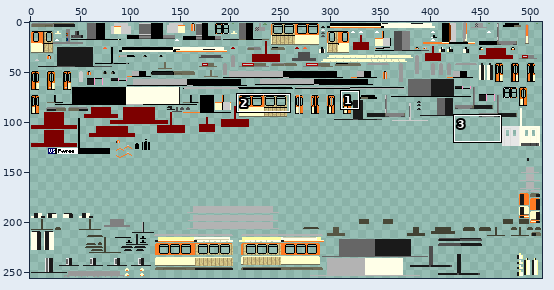
Edited in one commit: sprite sheet (src/main/resources/assets/tctramsinmotion/textures/trains/PT8_Orange.png). Above: a wide view before the commit, with the close-up outlined.
Close-up. Earlier state:
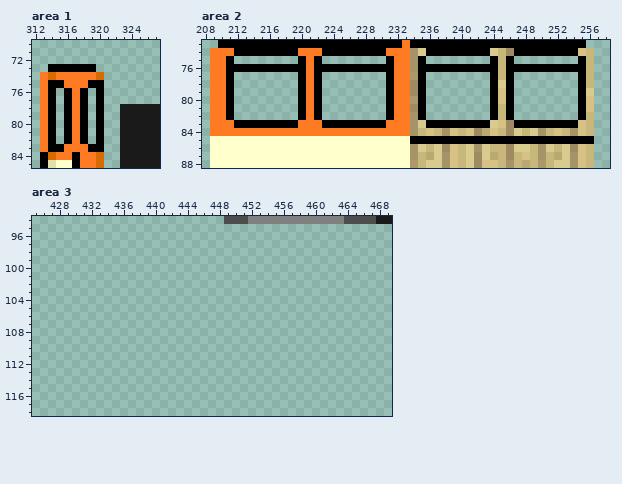
The file is 512x256 pixels. Pixels under 10% opacity are left out. Colours within 5 levels of each other are drawn and written as one. Shown: area 1: x 312..327, y 70..85; area 2: x 208..258, y 73..88; area 3: x 425..469, y 94..118. The commit also changed other parts of the picture, which this record leaves out.
New version:
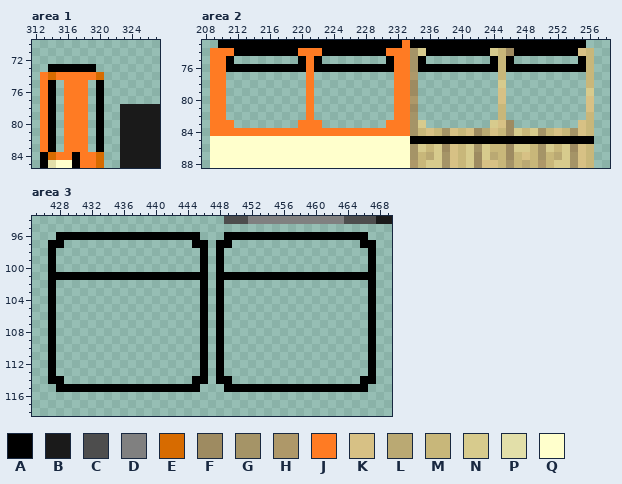
Palette (. is transparent): A #000000  B #1a1a1a  C #4d4d4d  D #808080  E #d76b00  F #9e8b61  G #a59467  H #ae9869  J #ff7b23  K #d7c185  L #baa973  M #c8b77a  N #d7cb8d  P #e2dfa9  Q #ffffcc
Difference:
Area 1:
The edit turns colour A into colour J in rows 76 to 82 at x 316 and 318.
The author cleared colour A in row 75 at x 315 and 319; in row 83 at x 315 and 319.
Area 2:
The author cleared colour A in rows 77 to 82 at x 211, 220, 222, 231, 235, 244, 246 and 255; in row 83 at x 212 to 219, 223 to 230, 236 to 243 and 247 to 254.
Area 3:
There is now colour A in row 96 at x 428 to 445 and 449 to 466; in row 97 at x 427 to 428, 445 to 446, 448 to 449 and 466 to 467; in rows 98 to 100 at x 427, 446, 448 and 467; in row 101 at x 427 to 446 and 448 to 467; in rows 102 to 113 at x 427, 446, 448 and 467; in row 114 at x 427 to 428, 445 to 446, 448 to 449 and 466 to 467.
There is now colour A in row 115 at x 428 to 445 and 449 to 466.
Changed places in both close-ups, as pixel boxes (x1, y1, x2, y2):
changed: (56, 80, 96, 152)
erased: (226, 72, 394, 128)
erased: (418, 72, 586, 128)
added: (48, 232, 376, 392)
